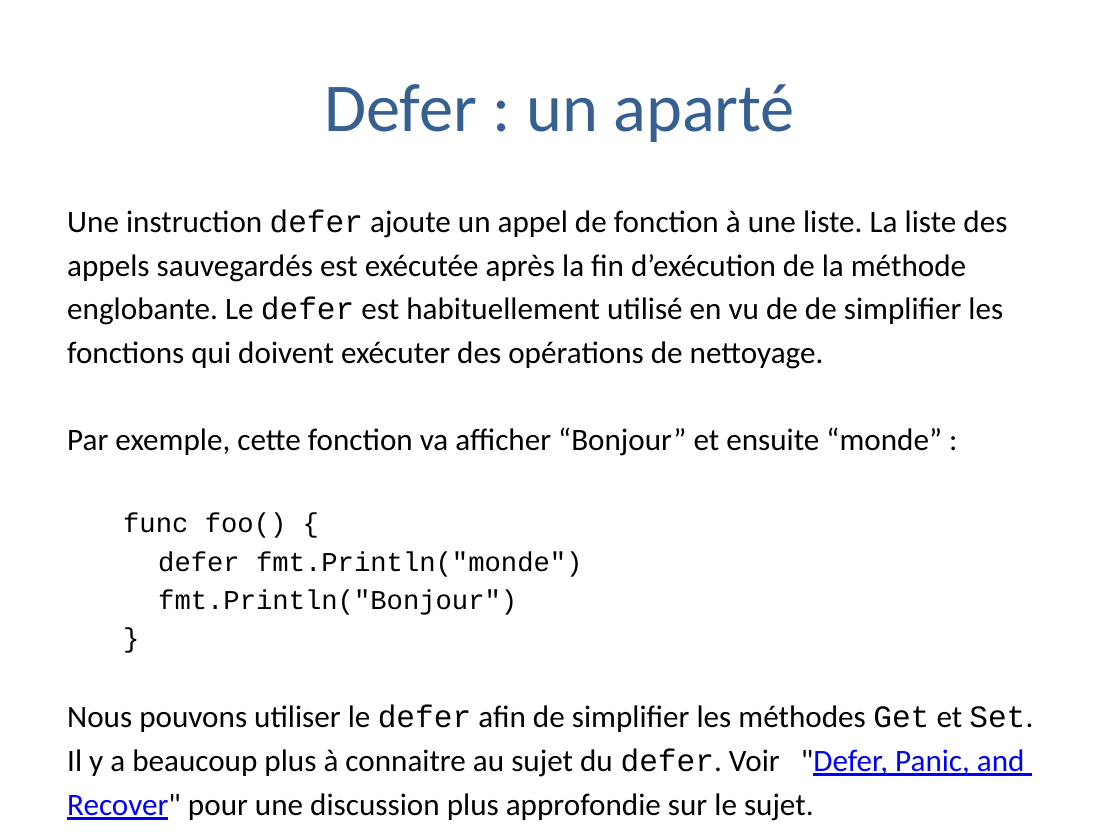
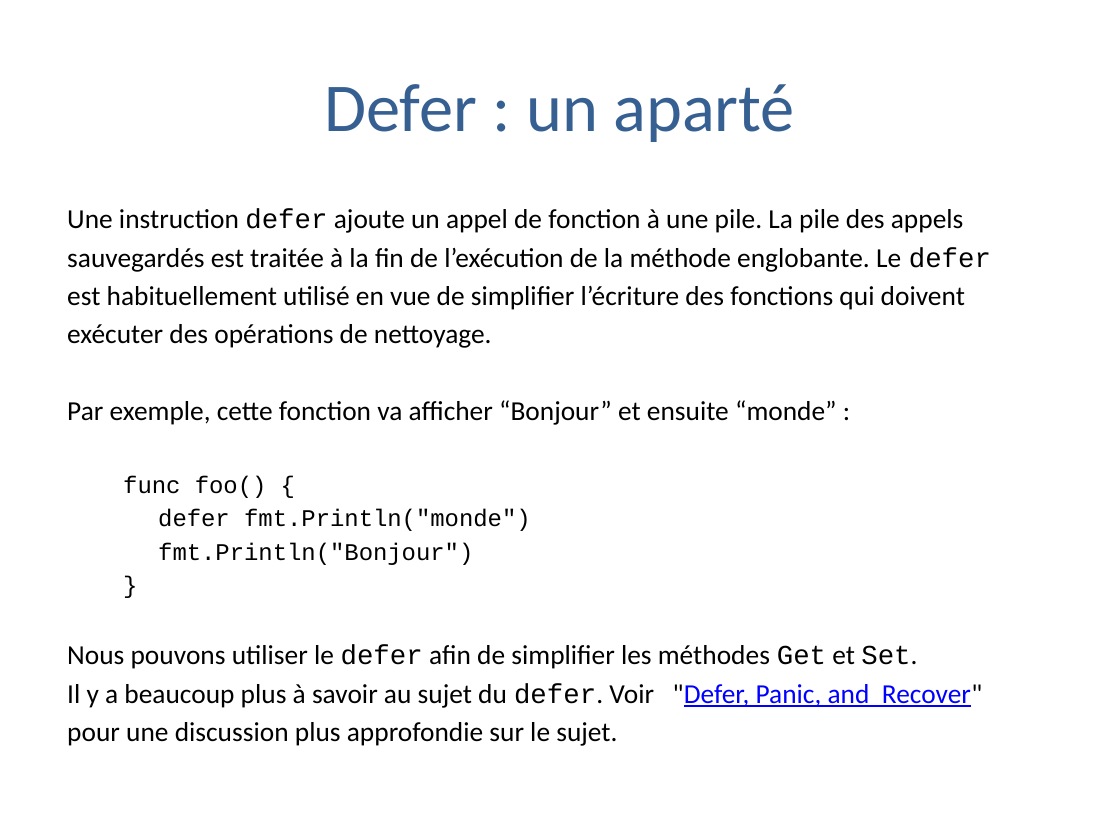
Before and after one commit to trash-anger/golang-france, a slide deck: slide 10 of Go-documentation/cours-general/Pratique de la programmation en go.pptx. Drawn at 1120x840 pixels with LibreOffice and Linux fonts; fonts in the diff are those of the drawing; background and template pictures are left out. Boxes give left, top, right and bottom in pixels: in the first picture for what was removed or moved away, otherwise in the second. Text is boxed around its words. In the diff, an @@ line names an element or a change of style, - is before the commit and + after.

```diff
--- a/Go-documentation/cours-general/Pratique de la programmation en go.pptx
+++ b/Go-documentation/cours-general/Pratique de la programmation en go.pptx
@@ text at bbox=[67, 209, 991, 348]: text changed; size 20 to 17.6 pt @@
-Une instruction defer ajoute un appel de fonction à une liste. La liste des
-appels sauvegardés est exécutée après la fin d’exécution de la méthode
-englobante. Le defer est habituellement utilisé en vu de de simplifier les
-fonctions qui doivent exécuter des opérations de nettoyage.
+Une instruction defer ajoute un appel de fonction à une pile. La pile des appels
+sauvegardés est traitée à la fin de l’exécution de la méthode englobante. Le defer
+est habituellement utilisé en vue de simplifier l’écriture des fonctions qui doivent
+exécuter des opérations de nettoyage.
@@ text at bbox=[67, 400, 917, 669]: size 20 to 17.6 pt in "Par exemple, cette fonction va afficher “Bonjour” ...", "Nous pouvons utiliser le defer afin de ..."; size 17.5 to 15.4 pt in "func foo() {", "defer fmt.Println("monde")", "fmt.Println("Bonjour")", "}" @@
@@ text at bbox=[67, 684, 982, 746]: text changed; size 20 to 17.6 pt @@
-Il y a beaucoup plus à connaitre au sujet du defer. Voir "Defer, Panic, and
-Recover" pour une discussion plus approfondie sur le sujet.
+Il y a beaucoup plus à savoir au sujet du defer. Voir "Defer, Panic, and Recover"
+pour une discussion plus approfondie sur le sujet.
```
Also in this commit, not shown: 35 other slides changed, 1 other file.
